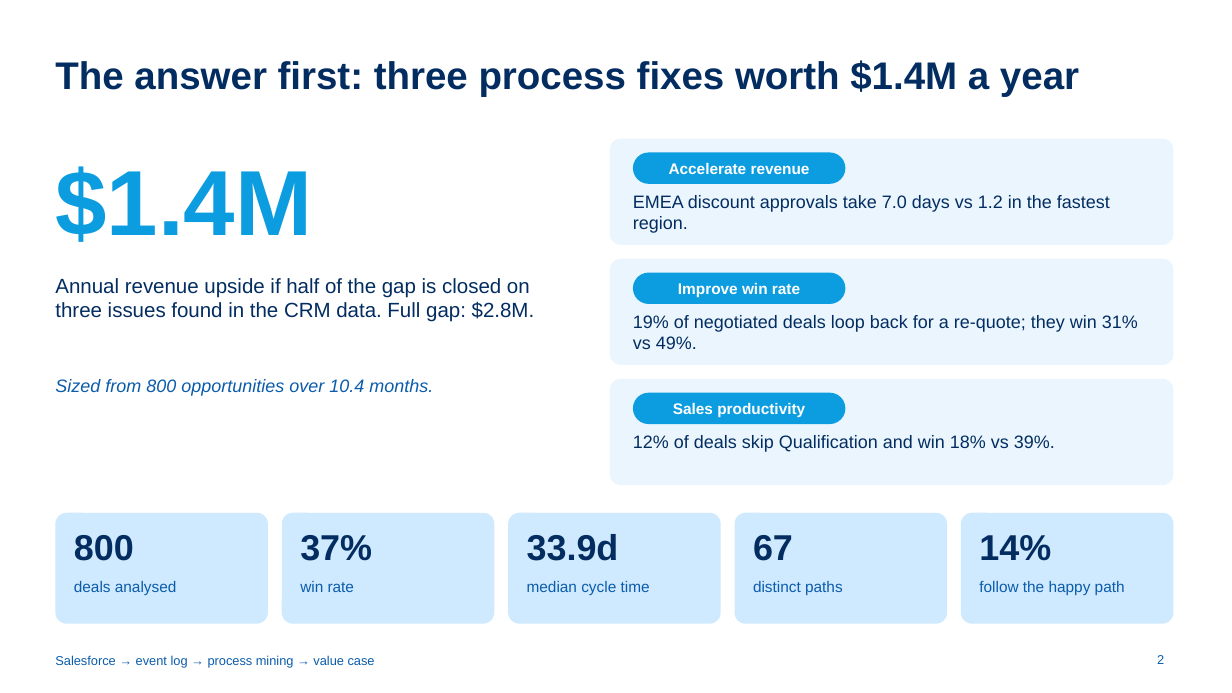
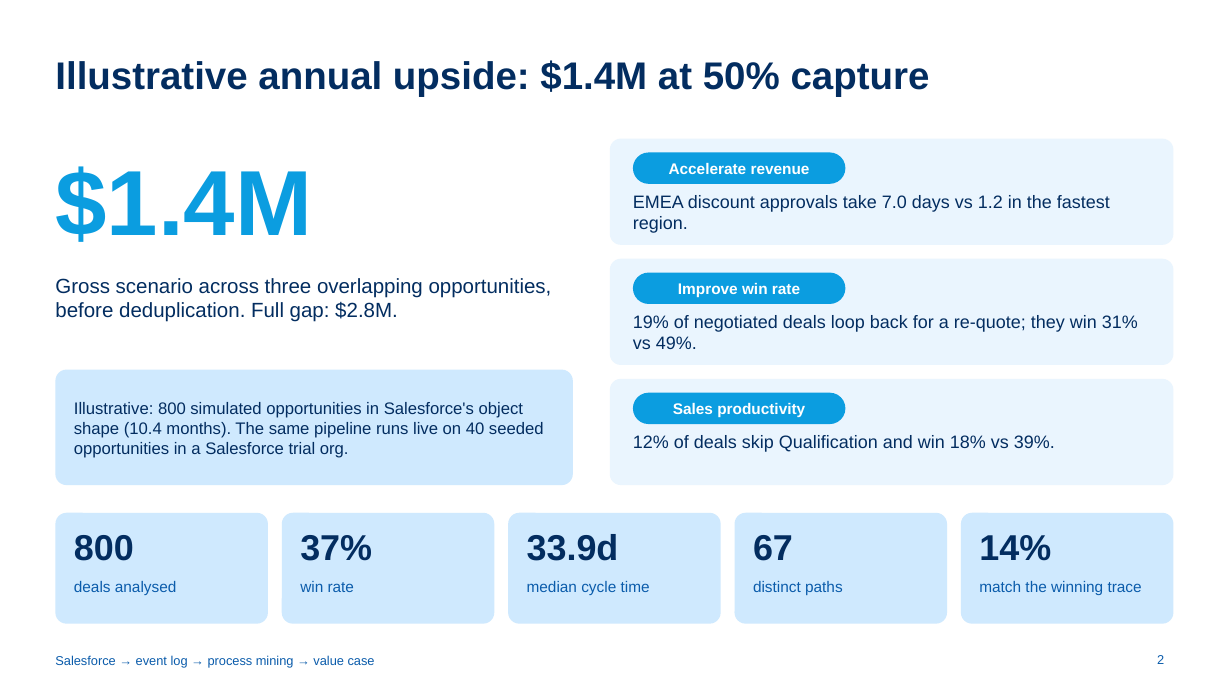
Before and after one commit to ch-lukas/salesforce-process-intelligence, a slide deck: slide 2 of deck/salesforce-process-intelligence.pptx. Drawn at 1232x693 pixels with LibreOffice and Linux fonts; fonts in the diff are those of the drawing. Boxes give left, top, right and bottom in pixels: in the first picture for what was removed or moved away, otherwise in the second. Text is boxed around its words. In the diff, an @@ line names an element or a change of style, - is before the commit and + after.

```diff
--- a/deck/salesforce-process-intelligence.pptx
+++ b/deck/salesforce-process-intelligence.pptx
@@ title at (x1=55, y1=60, x2=930, y2=96): text changed @@
-The answer first: three process fixes worth $1.4M a year
+Illustrative annual upside: $1.4M at 50% capture
@@ text at (x1=55, y1=278, x2=552, y2=322): text changed @@
-Annual revenue upside if half of the gap is closed on three issues found in the CRM data. Full gap: $2.8M.
+Gross scenario across three overlapping opportunities, before deduplication. Full gap: $2.8M.
@@ text removed at (x1=55, y1=379, x2=433, y2=396) @@
-Sized from 800 opportunities over 10.4 months.
@@ rounded rectangle added at (x1=55, y1=370, x2=573, y2=485), fill #CFE9FE @@
@@ text added at (x1=74, y1=402, x2=544, y2=458), 13 pt, text #032D60 @@
+Illustrative: 800 simulated opportunities in Salesforce's object shape (10.4 months). The same pipeline runs live on 40 seeded opportunities in a Salesforce trial org.
@@ text at (x1=979, y1=581, x2=1142, y2=595): text changed @@
-follow the happy path
+match the winning trace
```
Also in this commit, not shown: 7 other slides changed, 25 other files.
